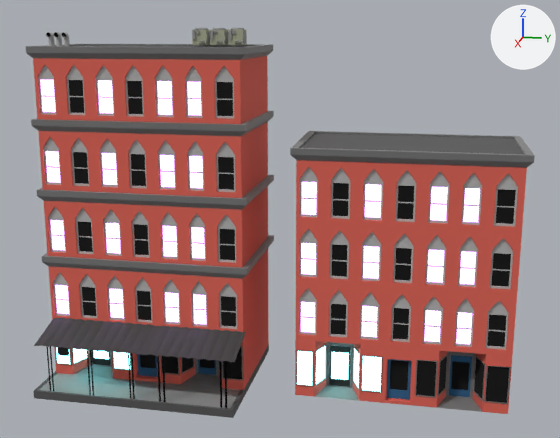
The Blender file Game/Assets/Our Assets/Models/GoodMPublic.blend as it was, and as the next commit left it.
Before and after are seen from a camera (50 mm lens) standing at (102.9, 38.0, 48.1) and looking at (2.8, 18.0, 23.0). Arrows for +X, +Y and +Z are at upper right; the lights stay in place.
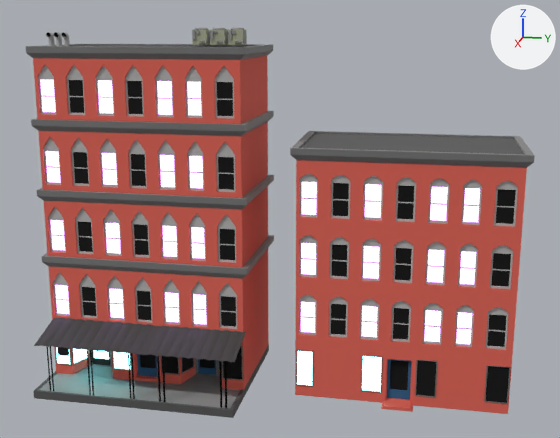
What changed in the scene script:
```text
Change me_cube_004:
    used by ob_cube_002; location = (0.0, 34.9, 8.0); scale = (8.0, 16.0, 8.0)
    remove me_cube_004.from_pydata(...)  # 2011 vertices, 1667 faces, 6 loose edges; spans x -1.1..1.05, y -0.93..0.92, z -1.0..3.2
    add me_cube_004.from_pydata(...)  # 1911 vertices, 1567 faces, 6 loose edges; spans x -1.1..1.22, y -0.93..0.92, z -1.0..3.2
    me_cube_004 part 1
    104 vertices are removed from x 0.61..0.99, y -0.69..0.67, z -0.96..-0.12
    107 faces are deleted
    4 vertices are added at (1.22, -0.13, -1.0), (1.22, 0.12, -1.0), (1.22, -0.1, -0.95), (1.22, 0.1, -0.95)
    7 new faces join them, mat_mainbrik (red #dd6355)
    me_cube_004 part 2
    28 vertices in x 0.97..1.0, y -0.79..0.78, z 0.82 move by (0.0, 0.0, -0.05)
    14 vertices in x 0.97..1.0, y -0.76..0.75, z 0.91 move by (0.0, 0.0, -0.11)
    me_cube_004 part 3
    28 vertices in x 0.97..1.0, y -0.79..0.78, z 2.82 move by (0.0, 0.0, -0.05)
    14 vertices in x 0.97..1.0, y -0.76..0.75, z 2.91 move by (0.0, 0.0, -0.11)
    me_cube_004 part 4
    28 vertices in x 0.97..1.0, y -0.79..0.78, z 1.82 move by (0.0, 0.0, -0.05)
    14 vertices in x 0.97..1.0, y -0.76..0.75, z 1.91 move by (0.0, 0.0, -0.11)
    remove me_cube_004.materials.append(mat_doorblac)  # black #252525
```

Changed parts and their boxes (x1, y1, x2, y2) in the pictures (560 x 438 px; the box of a moved part takes in the faces that stretch with it):
part 1 of me_cube_004, cut back
    both: (314, 341, 487, 412)
part 2 of me_cube_004, moved or reshaped
    both: (296, 282, 517, 315)
part 3 of me_cube_004, moved or reshaped
    both: (296, 160, 527, 190)
part 4 of me_cube_004, moved or reshaped
    both: (296, 222, 522, 254)
